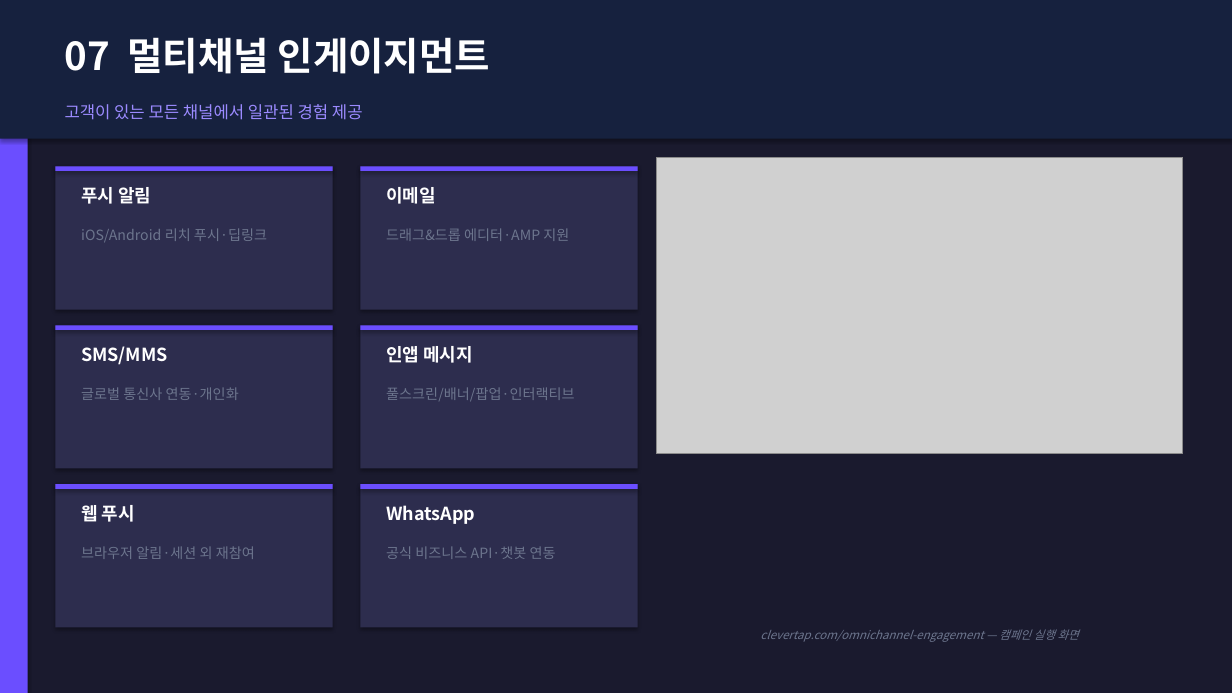
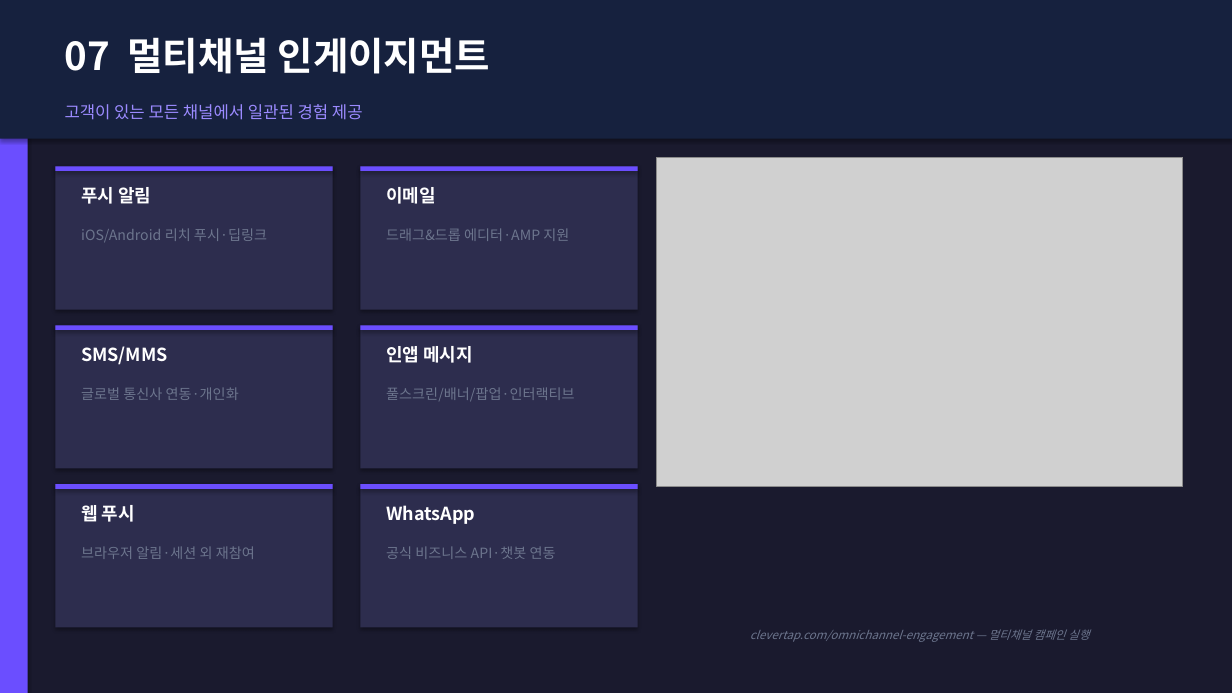
Before and after one commit to redskio/pepper, a slide deck: slide 9 of output/clevertap_proposal_kr_v5.pptx. Drawn at 1232x693 pixels with LibreOffice and Linux fonts; fonts in the diff are those of the drawing; grey boxes stand for pictures. Boxes give left, top, right and bottom in pixels: in the first picture for what was removed or moved away, otherwise in the second. Text is boxed around its words. In the diff, an @@ line names an element or a change of style, - is before the commit and + after.

```diff
--- a/output/clevertap_proposal_kr_v5.pptx
+++ b/output/clevertap_proposal_kr_v5.pptx
@@ picture: place and size @@
-picture at box(656, 157, 1183, 454)
+picture at box(656, 157, 1183, 486)
@@ text at box(750, 629, 1089, 642): text changed @@
-clevertap.com/omnichannel-engagement — 캠페인 실행 화면
+clevertap.com/omnichannel-engagement — 멀티채널 캠페인 실행
```
Also in this commit, not shown: 9 other slides changed, 4 other files.
